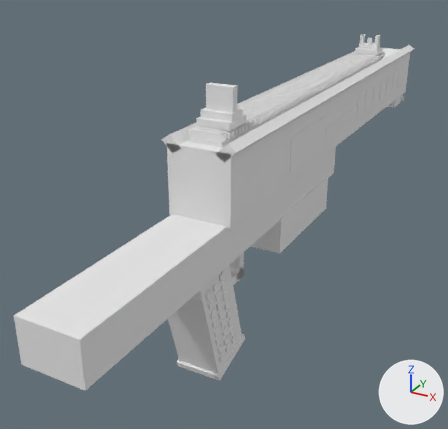
Renders of the OBJ model src/main/resources/assets/mareeletrica/models/block/paint_barrett_view_0.obj from each side of a commit.
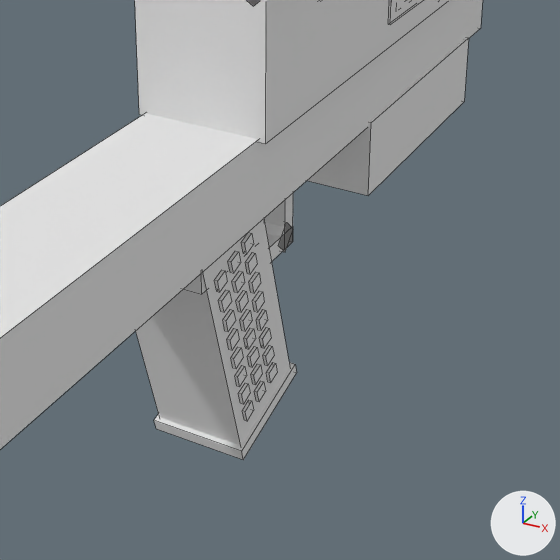
There are two pictures of each version: one whole from a 50 mm camera at (1.322, -2.036, 1.183) aimed at (0.31, -0.196, 0.263), one close up on the part from 23% to 83% of the width and 37% to 100% of the height. Lighting does not change. The marker at lower right points along +X, +Y and +Z. The last two pictures show the newer version. The close-ups show mesh edges as thin lines. Where no turn or scale is listed for an object, it has been applied to the vertices. Vertices at exactly the same position are counted once.

Names of what the first close-up shows: 'paint_barrett_view_0'.
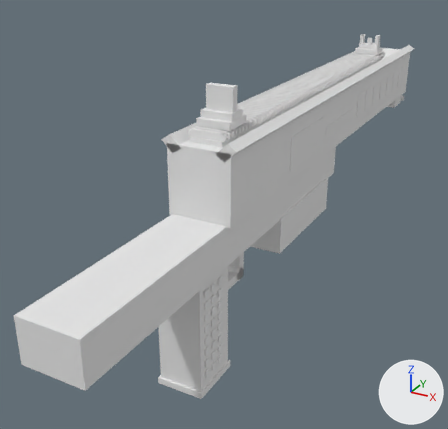
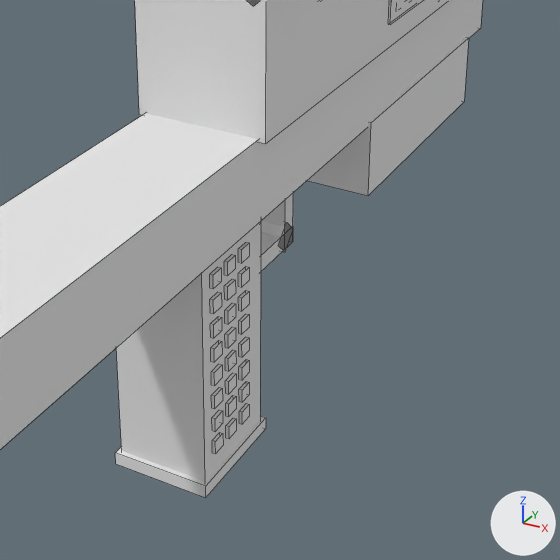
Location of each change, (x1, y1, x2, y2) in pixels of the close-ups (560 x 560 px; the box of a moved part takes in the faces that stretch with it):
'paint_barrett_view_0', reshaped
    before: (0, 0, 483, 460)
    after: (0, 0, 483, 498)
part 1 of me_paint_barrett_view_0, moved or reshaped
    before: (254, 381, 266, 401)
    after: (212, 432, 223, 454)
part 2 of me_paint_barrett_view_0, moved or reshaped
    before: (235, 365, 247, 386)
    after: (212, 410, 223, 431)
part 3 of me_paint_barrett_view_0, moved or reshaped
    before: (247, 346, 259, 367)
    after: (211, 387, 223, 409)
part 4 of me_paint_barrett_view_0, moved or reshaped
    before: (227, 329, 239, 350)
    after: (211, 364, 222, 386)
part 5 of me_paint_barrett_view_0, moved or reshaped
    before: (223, 309, 235, 331)
    after: (211, 340, 222, 362)
part 6 of me_paint_barrett_view_0, moved or reshaped
    before: (219, 290, 232, 312)
    after: (210, 316, 222, 338)
part 7 of me_paint_barrett_view_0, moved or reshaped
    before: (214, 270, 227, 292)
    after: (210, 292, 222, 314)
part 8 of me_paint_barrett_view_0, moved or reshaped
    before: (245, 252, 257, 274)
    after: (210, 267, 221, 289)
part 9 of me_paint_barrett_view_0, moved or reshaped
    before: (251, 364, 262, 385)
    after: (226, 418, 236, 439)
part 10 of me_paint_barrett_view_0, moved or reshaped
    before: (263, 345, 274, 366)
    after: (226, 396, 236, 416)
part 11 of me_paint_barrett_view_0, moved or reshaped
    before: (244, 328, 256, 349)
    after: (225, 373, 236, 394)
part 12 of me_paint_barrett_view_0, moved or reshaped
    before: (253, 291, 264, 312)
    after: (225, 327, 236, 348)
part 13 of me_paint_barrett_view_0, moved or reshaped
    before: (249, 272, 261, 293)
    after: (225, 303, 236, 324)
part 14 of me_paint_barrett_view_0, moved or reshaped
    before: (256, 310, 268, 330)
    after: (224, 254, 235, 276)
part 15 of me_paint_barrett_view_0, moved or reshaped
    before: (260, 328, 271, 348)
    after: (239, 359, 249, 380)
part 16 of me_paint_barrett_view_0, rebuilt
    before: (136, 219, 290, 446)
    after: (116, 221, 261, 482)
part 17 of me_paint_barrett_view_0, deleted
    before: (266, 362, 277, 383)
part 18 of me_paint_barrett_view_0, moved or reshaped
    before: (154, 232, 297, 460)
    after: (115, 242, 266, 498)

The change, as a diff of the scene's bpy script:
```diff
--- a/src/main/resources/assets/mareeletrica/models/block/paint_barrett_view_0.obj.py
+++ b/src/main/resources/assets/mareeletrica/models/block/paint_barrett_view_0.obj.py
@@ me_paint_barrett_view_0 @@
-me_paint_barrett_view_0.from_pydata(...)  # 2074 vertices, 1548 faces; spans x 0.38..0.62, y -1.28..1.24, z -0.04..0.83
+me_paint_barrett_view_0.from_pydata(...)  # 2066 vertices, 1542 faces; spans x 0.38..0.62, y -1.28..1.24, z -0.03..0.83
+# me_paint_barrett_view_0 part 1: the loose piece of 8 vertices spanning x 0.57..0.58, y -0.66..-0.64, z 0.04..0.06 is moved by (0.0, -0.12, -0.01)
+# me_paint_barrett_view_0 part 2: the loose piece of 8 vertices spanning x 0.57..0.58, y -0.72..-0.7, z 0.1..0.12 is moved by (0.0, -0.07, -0.03)
+# me_paint_barrett_view_0 part 3: the loose piece of 8 vertices spanning x 0.57..0.58, y -0.68..-0.66, z 0.11..0.14 is moved by (0.0, -0.1, -0.01)
+# me_paint_barrett_view_0 part 4: the loose piece of 8 vertices spanning x 0.57..0.58, y -0.74..-0.72, z 0.17..0.2 is moved by (0.0, -0.05, -0.03)
+# me_paint_barrett_view_0 part 5: the loose piece of 8 vertices spanning x 0.57..0.58, y -0.75..-0.73, z 0.21..0.23 is moved by (0.0, -0.03, -0.03)
+# me_paint_barrett_view_0 part 6: the loose piece of 8 vertices spanning x 0.57..0.58, y -0.76..-0.74, z 0.25..0.27 is moved by (0.0, -0.02, -0.03)
+# me_paint_barrett_view_0 part 7: the loose piece of 8 vertices spanning x 0.57..0.58, y -0.77..-0.75, z 0.28..0.31 is moved by (0.0, -0.01, -0.03)
+# me_paint_barrett_view_0 part 8: the loose piece of 8 vertices spanning x 0.57..0.58, y -0.69..-0.66, z 0.27..0.29 is moved by (0.0, -0.1, 0.03)
+# me_paint_barrett_view_0 part 9: the loose piece of 8 vertices spanning x 0.57..0.58, y -0.67..-0.65, z 0.07..0.1 is moved by (0.0, -0.08, -0.05)
+# me_paint_barrett_view_0 part 10: the loose piece of 8 vertices spanning x 0.57..0.58, y -0.64..-0.61, z 0.08..0.11 is moved by (0.0, -0.11, -0.02)
+# me_paint_barrett_view_0 part 11: the loose piece of 8 vertices spanning x 0.57..0.58, y -0.7..-0.67, z 0.15..0.17 is moved by (0.0, -0.05, -0.04)
+# me_paint_barrett_view_0 part 12: the loose piece of 8 vertices spanning x 0.57..0.58, y -0.67..-0.64, z 0.19..0.22 is moved by (0.0, -0.08, -0.01)
+# me_paint_barrett_view_0 part 13: the loose piece of 8 vertices spanning x 0.57..0.58, y -0.68..-0.65, z 0.23..0.26 is moved by (0.0, -0.07, -0.01)
+# me_paint_barrett_view_0 part 14: the loose piece of 8 vertices spanning x 0.57..0.58, y -0.66..-0.63, z 0.16..0.18 is moved by (0.0, -0.09, 0.14)
+# me_paint_barrett_view_0 part 15: the loose piece of 8 vertices spanning x 0.57..0.58, y -0.65..-0.62, z 0.12..0.15 is moved by (0.0, -0.06, -0.02)
+# me_paint_barrett_view_0 part 16: the loose piece of 8 vertices spanning x 0.43..0.57, y -0.82..-0.55, z -0.02..0.42 is rebuilt with 8 vertices and now spans x 0.43..0.57, y -0.81..-0.64, z -0.01..0.35
+# me_paint_barrett_view_0 part 17: the loose piece of 8 vertices spanning x 0.57..0.58, y -0.63..-0.6, z 0.05..0.07 is deleted
+# me_paint_barrett_view_0 part 18: 24 vertices moved within x 0.42..0.58, y -0.73..-0.69, z 0.03..0.3; 84 vertices removed from x 0.42..0.58, y -0.8..-0.54, z -0.04..0.36; 92 vertices added at x 0.42..0.58, y -0.81..-0.64, z -0.03..0.32
+# other edits to the shape of me_paint_barrett_view_0 do not show in these pictures
 me_paint_barrett_view_0.materials.append(mat_paint)
```
